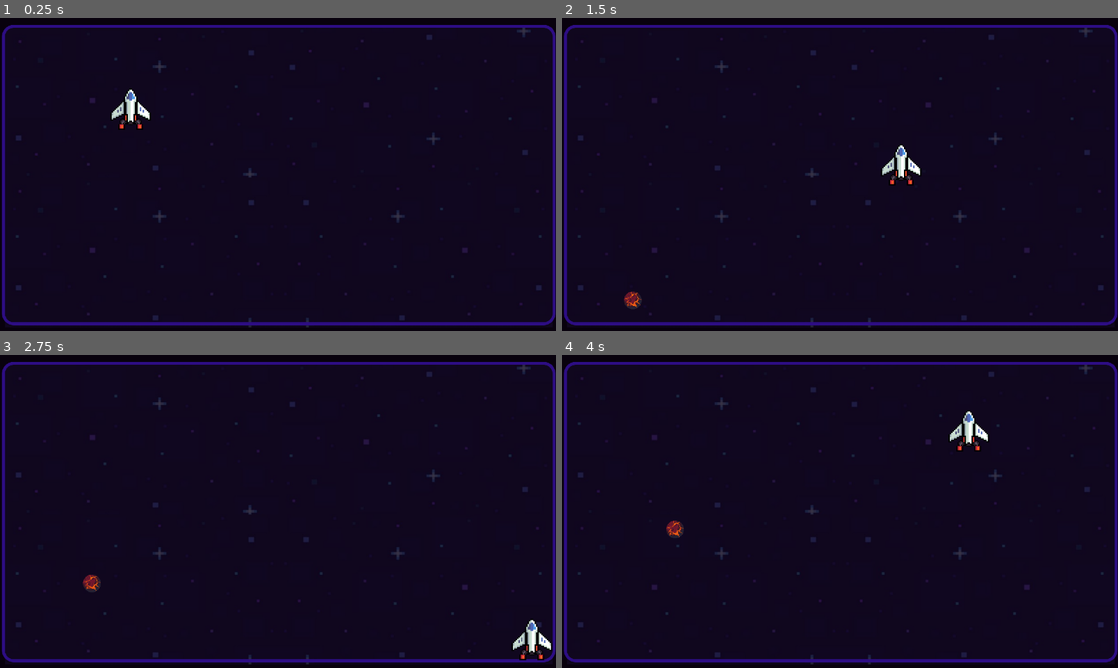
Above: before the commit, frames 1-4 (two rows, left to right).
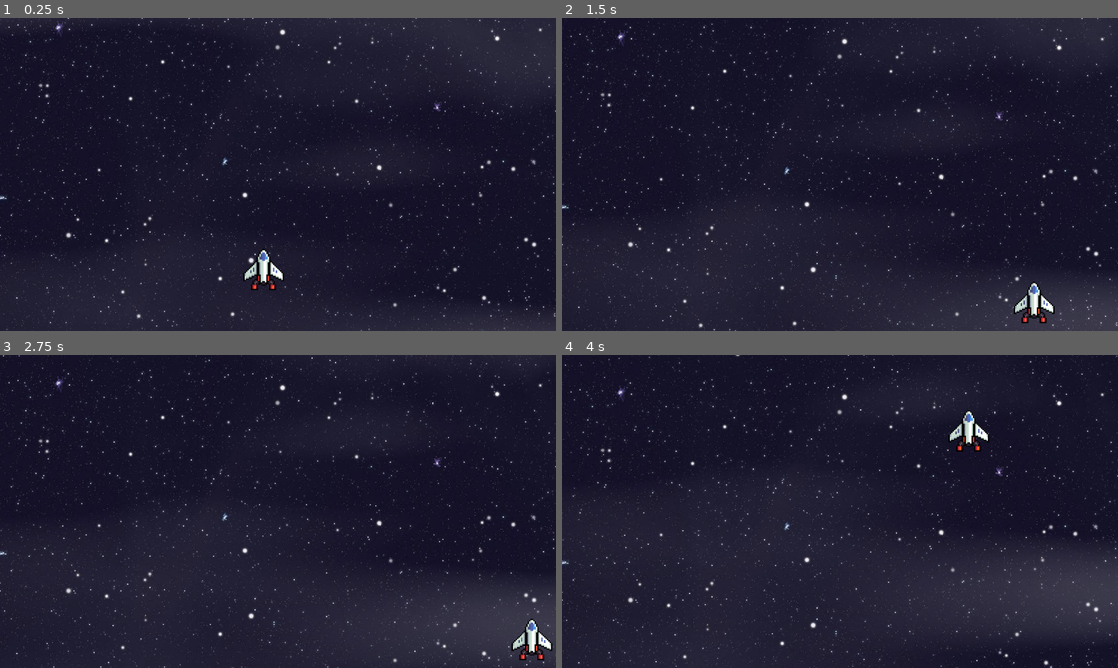
Above: after the commit, the same moments.

Repository: Guilherme-Abraao/ux-game
Game: Godot game, scene res://scenes/space.tscn
The game is run twice, just before and just after one commit, with the same random seed, the same clock (stepped at 60 frames per second) and the same inputs. Before the commit the project starts from res://sapace.tscn.
Inputs:
- Up to frame 1 (0.25 s): no input
- Up to frame 2 (1.5 s): hold Right (ui_right) 0.53-1.28 s; hold Down (ui_down) from 1.28 s (still down)
- Up to frame 3 (2.75 s): release Down (ui_down) at 2.03 s; hold Right (ui_right) from 2.03 s (still down)
- Up to frame 4 (4 s): release Right (ui_right) at 2.78 s; hold Up (ui_up) 2.78-3.53 s; hold Left (ui_left) from 3.53 s (still down)

The runs differ from the first frame. In frame 1, 23% of the frame differs, in the area x 0-100%, y 0-100%; in frame 2, 27%; in frame 3, 31%; in frame 4, 36%.

Commit message:
background + fog + shaders no jogo principal e organização arquivos

Diff:
--- a/prefabs/pause_menu.tscn
+++ b/prefabs/pause_menu.tscn
@@ -1,6 +1,6 @@
 [gd_scene load_steps=5 format=3 uid="uid://ds23m4ungog48"]
 
-[ext_resource type="Script" path="res://pause_menu.gd" id="1_3klae"]
+[ext_resource type="Script" path="res://scripts/pause_menu.gd" id="1_3klae"]
 [ext_resource type="Theme" uid="uid://b17j51omndg6v" path="res://theme/pause_menu.tres" id="1_cndoq"]
 
 [sub_resource type="InputEventAction" id="InputEventAction_jm6mu"]
--- a/prefabs/title_screen.tscn
+++ b/prefabs/title_screen.tscn
@@ -1,10 +1,10 @@
 [gd_scene load_steps=8 format=3 uid="uid://d0enbrbhe3yq3"]
 
-[ext_resource type="Texture2D" uid="uid://bda24m01ejean" path="res://asset/Background/BG_title_screen.png" id="1_qlvd7"]
+[ext_resource type="Texture2D" uid="uid://bda24m01ejean" path="res://assets/Background/BG_title_screen.png" id="1_qlvd7"]
 [ext_resource type="Script" path="res://scripts/title_screen.gd" id="1_ul47s"]
-[ext_resource type="Texture2D" uid="uid://bjovralajnvx" path="res://asset/game_nome (1).png" id="2_deqnr"]
-[ext_resource type="Theme" uid="uid://63yiam3bsfd8" path="res://btn_title_screen.tres" id="3_i3gtv"]
-[ext_resource type="Texture2D" uid="uid://chh1svybeu0ud" path="res://asset/nave.png" id="4_dpgx5"]
+[ext_resource type="Texture2D" uid="uid://bjovralajnvx" path="res://assets/game_nome (1).png" id="2_deqnr"]
+[ext_resource type="Theme" uid="uid://63yiam3bsfd8" path="res://theme/btn_title_screen.tres" id="3_i3gtv"]
+[ext_resource type="Texture2D" uid="uid://chh1svybeu0ud" path="res://assets/nave.png" id="4_dpgx5"]
 
 [sub_resource type="StyleBoxEmpty" id="StyleBoxEmpty_hbhp2"]
 
--- a/project.godot
+++ b/project.godot
@@ -11,7 +11,7 @@
 [application]
 
 config/name="Space Room"
-run/main_scene="res://sapace.tscn"
+run/main_scene="res://scenes/space.tscn"
 config/features=PackedStringArray("4.2", "GL Compatibility")
 config/icon="res://icon.svg"
 
--- a/sapace.tscn
+++ /dev/null
@@ -1,104 +0,0 @@
-[gd_scene load_steps=14 format=3 uid="uid://b4n5u3lrpw7s"]
-
-[ext_resource type="Texture2D" uid="uid://chh1svybeu0ud" path="res://asset/nave.png" id="1_4rhmt"]
-[ext_resource type="Script" path="res://scripts/space.gd" id="1_qmn13"]
-[ext_resource type="Script" path="res://scripts/nave.gd" id="1_y0o1w"]
-[ext_resource type="PackedScene" uid="uid://ds23m4ungog48" path="res://prefabs/pause_menu.tscn" id="3_yhvdh"]
-[ext_resource type="Texture2D" uid="uid://cg5pn4rnbmyng" path="res://asset/Background/BG.png" id="4_foun3"]
-[ext_resource type="Shader" path="res://shaders/moviment_bg.gdshader" id="4_wg5yt"]
-[ext_resource type="PackedScene" uid="uid://bo7hk4648rlnu" path="res://cenas/Asteroid.tscn" id="7_7ft2b"]
-
-[sub_resource type="RectangleShape2D" id="RectangleShape2D_27gqx"]
-size = Vector2(1208, 20)
-
-[sub_resource type="RectangleShape2D" id="RectangleShape2D_c4t2l"]
-size = Vector2(1219, 20)
-
-[sub_resource type="RectangleShape2D" id="RectangleShape2D_rjoxg"]
-size = Vector2(20, 743)
-
-[sub_resource type="RectangleShape2D" id="RectangleShape2D_jvfqx"]
-size = Vector2(20, 688)
-
-[sub_resource type="ShaderMaterial" id="ShaderMaterial_qxylm"]
-shader = ExtResource("4_wg5yt")
-
-[sub_resource type="CircleShape2D" id="CircleShape2D_eau0j"]
-radius = 19.0
-
-[node name="Space" type="Node2D"]
-script = ExtResource("1_qmn13")
-
-[node name="nave" type="CharacterBody2D" parent="."]
-texture_filter = 1
-position = Vector2(313, 218)
-script = ExtResource("1_y0o1w")
-
-[node name="CollisionPolygon2D" type="CollisionPolygon2D" parent="nave"]
-position = Vector2(-30.8316, -27.45)
-scale = Vector2(0.609623, 0.609623)
-polygon = PackedVector2Array(-5, -63, 4, -63, 29, -17, 72, 24, 72, 52, 63, 53, 30.8906, 30.2646, 22.6888, 31.905, 22.6888, 41.7471, 30.8906, 43.3875, 39.0923, 51.5893, 42.3731, 81.1157, 19.4081, 81.1157, 19.4081, 66.3525, -19.9605, 66.3525, -19.9605, 81.1157, -44.5659, 81.1157, -42.9255, 63.0717, -31.443, 43.3875, -23.2412, 43.3875, -23.2412, 31.905, -33, 33, -63, 53, -73, 54, -72, 24, -24, -20, -23, -34)
-
-[node name="Nave" type="Sprite2D" parent="nave"]
-position = Vector2(-31, -24)
-scale = Vector2(0.225989, 0.225988)
-texture = ExtResource("1_4rhmt")
-
-[node name="StaticBody2D" type="StaticBody2D" parent="."]
-position = Vector2(600, 667)
-
-[node name="CollisionShape2D" type="CollisionShape2D" parent="StaticBody2D"]
-visible = false
-shape = SubResource("RectangleShape2D_27gqx")
-
-[node name="StaticBody2D2" type="StaticBody2D" parent="."]
-position = Vector2(599, 12)
-
-[node name="CollisionShape2D" type="CollisionShape2D" parent="StaticBody2D2"]
-visible = false
-position = Vector2(-6, -1)
-shape = SubResource("RectangleShape2D_c4t2l")
-
-[node name="StaticBody2D3" type="StaticBody2D" parent="."]
-position = Vector2(1, 364)
-
-[node name="CollisionShape2D" type="CollisionShape2D" parent="StaticBody2D3"]
-visible = false
-shape = SubResource("RectangleShape2D_rjoxg")
-
-[node name="StaticBody2D4" type="StaticBody2D" parent="."]
-position = Vector2(1201, 338)
-
-[node name="CollisionShape2D" type="CollisionShape2D" parent="StaticBody2D4"]
-visible = false
-position = Vector2(1, 0)
-shape = SubResource("RectangleShape2D_jvfqx")
-
-[node name="pause_menu" parent="." instance=ExtResource("3_yhvdh")]
-
-[node name="BG" type="ParallaxBackground" parent="."]
-
-[node name="ParallaxLayer" type="ParallaxLayer" parent="BG"]
-motion_scale = Vector2(0.3, 1)
-
-[node name="texture" type="Sprite2D" parent="BG/ParallaxLayer"]
-texture_repeat = 2
-material = SubResource("ShaderMaterial_qxylm")
-position = Vector2(-22, -12)
-scale = Vector2(0.651563, 0.65)
-texture = ExtResource("4_foun3")
-centered = false
-
-[node name="SpawnTimer" type="Timer" parent="."]
-
-[node name="Node2D" type="Node2D" parent="."]
-position = Vector2(98, 72)
-
-[node name="Asteroid" parent="Node2D" instance=ExtResource("7_7ft2b")]
-position = Vector2(0, 0)
-
-[node name="RigidBody2D" type="RigidBody2D" parent="Node2D/Asteroid"]
-
-[node name="CollisionShape2D2" type="CollisionShape2D" parent="Node2D/Asteroid/RigidBody2D"]
-scale = Vector2(3.94737, 3.94737)
-shape = SubResource("CircleShape2D_eau0j")
--- a/cenas/Asteroid.tscn
+++ b/scenes/Asteroid.tscn
@@ -1,6 +1,6 @@
 [gd_scene load_steps=4 format=3 uid="uid://bo7hk4648rlnu"]
 
-[ext_resource type="Texture2D" uid="uid://bo5r0pq8xqnto" path="res://asset/Lava 1.png" id="1_8sovw"]
+[ext_resource type="Texture2D" uid="uid://bo5r0pq8xqnto" path="res://assets/Lava 1.png" id="1_8sovw"]
 [ext_resource type="Script" path="res://scripts/Asteroid.gd" id="2_3hpve"]
 
 [sub_resource type="CircleShape2D" id="CircleShape2D_hdwyw"]
--- a/scenes/game_over.tscn
+++ b/scenes/game_over.tscn
@@ -1,10 +1,37 @@
 [gd_scene load_steps=8 format=3 uid="uid://gul6v8d1mev5"]
 
-[ext_resource type="Texture2D" uid="uid://d2qnw2iv4gp0f" path="res://asset/game_over.png" id="1_rl5sa"]
+[ext_resource type="Texture2D" uid="uid://d2qnw2iv4gp0f" path="res://assets/game_over.png" id="1_rl5sa"]
 [ext_resource type="Script" path="res://scripts/game_over.gd" id="1_sxty8"]
-[ext_resource type="Theme" uid="uid://63yiam3bsfd8" path="res://btn_title_screen.tres" id="2_ff2v4"]
+[ext_resource type="Theme" uid="uid://63yiam3bsfd8" path="res://theme/btn_title_screen.tres" id="2_ff2v4"]
 
 [sub_resource type="StyleBoxEmpty" id="StyleBoxEmpty_rqa0a"]
+
+[sub_resource type="Animation" id="Animation_4nxus"]
+length = 0.001
+tracks/0/type = "value"
+tracks/0/imported = false
+tracks/0/enabled = true
+tracks/0/path = NodePath("ColorRect:modulate")
+tracks/0/interp = 1
+tracks/0/loop_wrap = true
+tracks/0/keys = {
+"times": PackedFloat32Array(0),
+"transitions": PackedFloat32Array(1),
+"update": 0,
+"values": [Color(1, 1, 1, 1)]
+}
+tracks/1/type = "value"
+tracks/1/imported = false
+tracks/1/enabled = true
+tracks/1/path = NodePath("VBoxContainer:modulate")
+tracks/1/interp = 1
+tracks/1/loop_wrap = true
+tracks/1/keys = {
+"times": PackedFloat32Array(0),
+"transitions": PackedFloat32Array(1),
+"update": 0,
+"values": [Color(1, 1, 1, 1)]
+}
 
 [sub_resource type="Animation" id="Animation_kgule"]
 resource_name = "fade_in"
@@ -31,33 +58,6 @@
 "transitions": PackedFloat32Array(1, 1),
 "update": 0,
 "values": [Color(1, 1, 1, 0), Color(1, 1, 1, 1)]
-}
-
-[sub_resource type="Animation" id="Animation_4nxus"]
-length = 0.001
-tracks/0/type = "value"
-tracks/0/imported = false
-tracks/0/enabled = true
-tracks/0/path = NodePath("ColorRect:modulate")
-tracks/0/interp = 1
-tracks/0/loop_wrap = true
-tracks/0/keys = {
-"times": PackedFloat32Array(0),
-"transitions": PackedFloat32Array(1),
-"update": 0,
-"values": [Color(1, 1, 1, 1)]
-}
-tracks/1/type = "value"
-tracks/1/imported = false
-tracks/1/enabled = true
-tracks/1/path = NodePath("VBoxContainer:modulate")
-tracks/1/interp = 1
-tracks/1/loop_wrap = true
-tracks/1/keys = {
-"times": PackedFloat32Array(0),
-"transitions": PackedFloat32Array(1),
-"update": 0,
-"values": [Color(1, 1, 1, 1)]
 }
 
 [sub_resource type="AnimationLibrary" id="AnimationLibrary_gy7h7"]
--- /dev/null
+++ b/scenes/space.tscn
@@ -0,0 +1,143 @@
+[gd_scene load_steps=17 format=3 uid="uid://b4n5u3lrpw7s"]
+
+[ext_resource type="Script" path="res://scripts/space.gd" id="1_1vbxk"]
+[ext_resource type="Shader" path="res://shaders/move_bg.gdshader" id="2_uk8lv"]
+[ext_resource type="Texture2D" uid="uid://c2e5wwa21ce5h" path="res://assets/Background/background-game.jpg" id="3_1sgxd"]
+[ext_resource type="Shader" path="res://shaders/fog.gdshader" id="4_44ok8"]
+[ext_resource type="Texture2D" uid="uid://bpyrcplbkwtmx" path="res://assets/Background/fog_background.png" id="5_v6twx"]
+[ext_resource type="PackedScene" uid="uid://ds23m4ungog48" path="res://prefabs/pause_menu.tscn" id="6_338t3"]
+[ext_resource type="PackedScene" uid="uid://bo7hk4648rlnu" path="res://scenes/Asteroid.tscn" id="7_1xjw3"]
+[ext_resource type="Script" path="res://scripts/nave.gd" id="8_mteom"]
+[ext_resource type="Texture2D" uid="uid://chh1svybeu0ud" path="res://assets/nave.png" id="9_oy2ik"]
+
+[sub_resource type="ShaderMaterial" id="ShaderMaterial_8jlme"]
+shader = ExtResource("2_uk8lv")
+
+[sub_resource type="ShaderMaterial" id="ShaderMaterial_3yn0o"]
+shader = ExtResource("4_44ok8")
+
+[sub_resource type="RectangleShape2D" id="RectangleShape2D_27gqx"]
+size = Vector2(1208, 20)
+
+[sub_resource type="RectangleShape2D" id="RectangleShape2D_c4t2l"]
+size = Vector2(1219, 20)
+
+[sub_resource type="RectangleShape2D" id="RectangleShape2D_rjoxg"]
+size = Vector2(20, 743)
+
+[sub_resource type="RectangleShape2D" id="RectangleShape2D_jvfqx"]
+size = Vector2(20, 688)
+
+[sub_resource type="CircleShape2D" id="CircleShape2D_eau0j"]
+radius = 19.0
+
+[node name="Space" type="Control"]
+layout_mode = 3
+anchors_preset = 15
+anchor_right = 1.0
+anchor_bottom = 1.0
+grow_horizontal = 2
+grow_vertical = 2
+script = ExtResource("1_1vbxk")
+
+[node name="background" type="TextureRect" parent="."]
+texture_repeat = 2
+material = SubResource("ShaderMaterial_8jlme")
+layout_mode = 1
+anchors_preset = 15
+anchor_right = 1.0
+anchor_bottom = 1.0
+offset_left = -680.0
+offset_top = -462.5
+offset_right = 680.0
+offset_bottom = 462.5
+grow_horizontal = 2
+grow_vertical = 2
+texture = ExtResource("3_1sgxd")
+
+[node name="fog" type="TextureRect" parent="."]
+texture_repeat = 2
+material = SubResource("ShaderMaterial_3yn0o")
+layout_mode = 1
+anchors_preset = 15
+anchor_right = 1.0
+anchor_bottom = 1.0
+offset_left = -900.0
+offset_top = -846.0
+offset_right = 900.0
+offset_bottom = 846.0
+grow_horizontal = 2
+grow_vertical = 2
+texture = ExtResource("5_v6twx")
+
+[node name="StaticBody2D" type="StaticBody2D" parent="."]
+position = Vector2(600, 667)
+
+[node name="CollisionShape2D" type="CollisionShape2D" parent="StaticBody2D"]
+visible = false
+shape = SubResource("RectangleShape2D_27gqx")
+
+[node name="StaticBody2D2" type="StaticBody2D" parent="."]
+position = Vector2(599, 12)
+
+[node name="CollisionShape2D" type="CollisionShape2D" parent="StaticBody2D2"]
+visible = false
+position = Vector2(-6, -1)
+shape = SubResource("RectangleShape2D_c4t2l")
+
+[node name="StaticBody2D3" type="StaticBody2D" parent="."]
+position = Vector2(1, 364)
+
+[node name="CollisionShape2D" type="CollisionShape2D" parent="StaticBody2D3"]
+visible = false
+shape = SubResource("RectangleShape2D_rjoxg")
+
+[node name="StaticBody2D4" type="StaticBody2D" parent="."]
+position = Vector2(1201, 338)
+
+[node name="CollisionShape2D" type="CollisionShape2D" parent="StaticBody2D4"]
+visible = false
+position = Vector2(1, 0)
+shape = SubResource("RectangleShape2D_jvfqx")
+
+[node name="pause_menu" parent="." instance=ExtResource("6_338t3")]
+
+[node name="SpawnTimer" type="Timer" parent="."]
+
+[node name="Node2D" type="Node2D" parent="."]
+visible = false
+position = Vector2(98, 72)
+
+[node name="Asteroid" parent="Node2D" instance=ExtResource("7_1xjw3")]
+visible = false
+position = Vector2(0, 0)
+
+[node name="RigidBody2D" type="RigidBody2D" parent="Node2D/Asteroid"]
+visible = false
+
+[node name="CollisionShape2D2" type="CollisionShape2D" parent="Node2D/Asteroid/RigidBody2D"]
+visible = false
+scale = Vector2(3.94737, 3.94737)
+shape = SubResource("CircleShape2D_eau0j")
+
+[node name="nave" type="CharacterBody2D" parent="."]
+texture_filter = 1
+position = Vector2(600, 564)
+script = ExtResource("8_mteom")
+
+[node name="CollisionPolygon2D" type="CollisionPolygon2D" parent="nave"]
+position = Vector2(-30.8316, -27.45)
+scale = Vector2(0.609623, 0.609623)
+polygon = PackedVector2Array(-5, -63, 4, -63, 29, -17, 72, 24, 72, 52, 63, 53, 30.8906, 30.2646, 22.6888, 31.905, 22.6888, 41.7471, 30.8906, 43.3875, 39.0923, 51.5893, 42.3731, 81.1157, 19.4081, 81.1157, 19.4081, 66.3525, -19.9605, 66.3525, -19.9605, 81.1157, -44.5659, 81.1157, -42.9255, 63.0717, -31.443, 43.3875, -23.2412, 43.3875, -23.2412, 31.905, -33, 33, -63, 53, -73, 54, -72, 24, -24, -20, -23, -34)
+
+[node name="Nave" type="Sprite2D" parent="nave"]
+position = Vector2(-31, -24)
+scale = Vector2(0.225989, 0.225988)
+texture = ExtResource("9_oy2ik")
+
+[node name="player_pos" type="Control" parent="."]
+layout_mode = 1
+anchors_preset = 10
+anchor_right = 1.0
+grow_horizontal = 2
+pivot_offset = Vector2(449, 281)
--- a/scripts/space.gd
+++ b/scripts/space.gd
@@ -1,4 +1,4 @@
-extends Node2D
+extends Control
 
 
 # Called when the node enters the scene tree for the first time.
--- /dev/null
+++ b/shaders/fog.gdshader
@@ -0,0 +1,8 @@
+shader_type canvas_item;
+
+void fragment() {
+	COLOR = texture(TEXTURE, vec2(UV.x, UV.y + TIME * 0.025));
+	if(COLOR.a != 0.0){
+		COLOR.a -= 0.35;
+	}
+}
--- /dev/null
+++ b/shaders/move_bg.gdshader
@@ -0,0 +1,5 @@
+shader_type canvas_item;
+
+void fragment() {
+	COLOR = texture(TEXTURE, vec2(UV.x, UV.y - TIME * 0.01));
+}
--- a/shaders/moviment_bg.gdshader
+++ /dev/null
@@ -1,16 +0,0 @@
-shader_type canvas_item;
-
-uniform float move_speed = 0.5;
-
-void vertex() {
-	// Called for every vertex the material is visible on.
-}
-
-void fragment() {
-	COLOR = texture(TEXTURE, vec2(UV.x + TIME * move|_speed, UV.y));
-}
-
-//void light() {
-	// Called for every pixel for every light affecting the CanvasItem.
-	// Uncomment to replace the default light processing function with this one.
-//}
Binary file removed: asset/Background/BG.png
Renamed: asset/Background/BG_title_screen.png -> assets/Background/BG_title_screen.png
Not shown, changed: assets/Background/BG_title_screen.png.import
Binary file added: assets/Background/background-game.jpg
Not shown, changed: assets/Background/background-game.jpg.import
Binary file added: assets/Background/fog_background.png
Not shown, changed: assets/Background/fog_background.png.import
Renamed: asset/Lava 1.png -> assets/Lava 1.png
Not shown, changed: assets/Lava 1.png.import
Renamed: asset/Mask group (4).png.import -> assets/Mask group (4).png.import
Renamed: asset/game_nome (1).png -> assets/game_nome (1).png
Not shown, changed: assets/game_nome (1).png.import
(and 13 more such lines)
